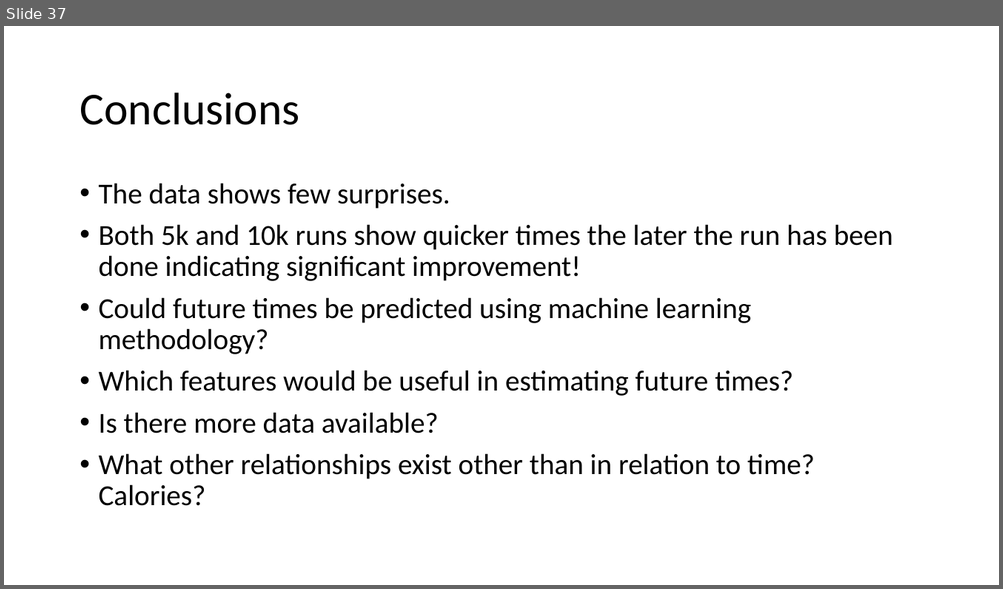
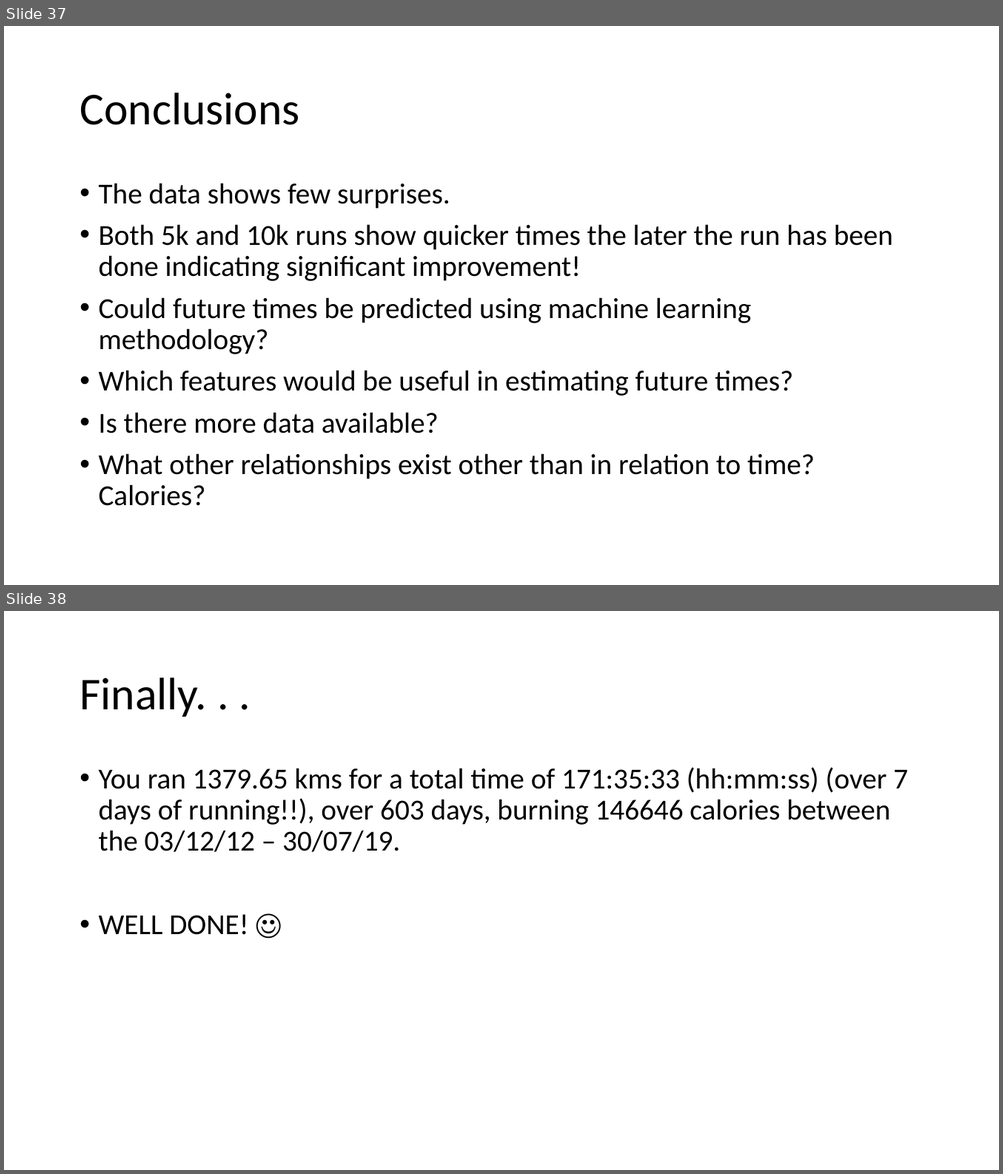
Before and after one commit to EdwinB12/Running, a slide deck: Data_Summary.pptx. Shown one above the other, each under a label of ours: slide 37 before the commit, slides 37 and 38 after it. The pictures are 1003x589 and 1003x1174 pixels, drawn with LibreOffice and Linux fonts; fonts in the diff are those of the drawing. Boxes give left, top, right and bottom in pixels: in the first picture for what was removed or moved away, otherwise in the second. Text is boxed around its words. In the diff, an @@ line names an element or a change of style, - is before the commit and + after.

```diff
--- a/Data_Summary.pptx
+++ b/Data_Summary.pptx
@@ slide 38 added at (4, 611, 999, 1170), background #FFFFFF @@
@@ title added at (79, 678, 207, 717), 44 pt, text #000000 @@
+Finally. . .
@@ text added at (99, 767, 908, 935), 28 pt, text #000000 @@
+• You ran 1379.65 kms for a total time of 171:35:33 (hh:mm:ss) (over 7 days of running!!), over 603 days, burning 146646 calories between the 03/12/12 – 30/07/19.
+• WELL DONE! ☺
```
Also in this commit, not shown: 2 slides changed.
